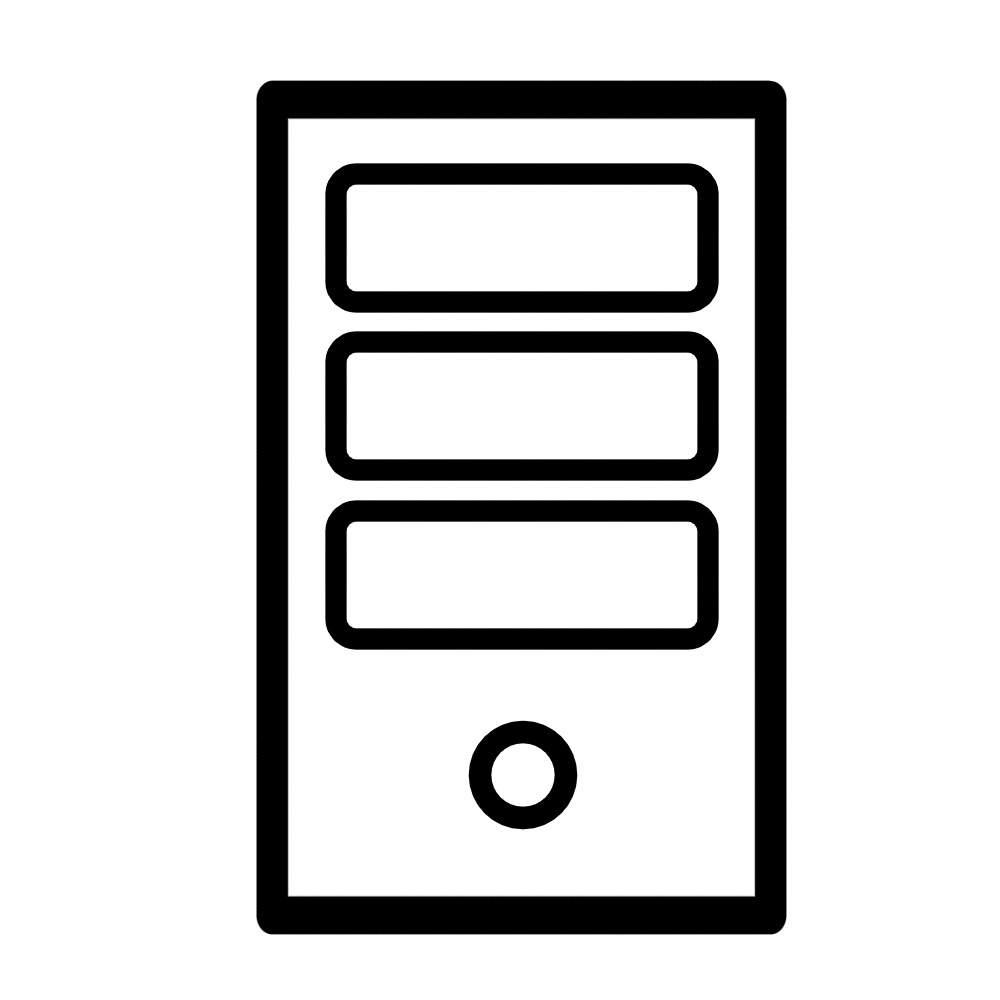
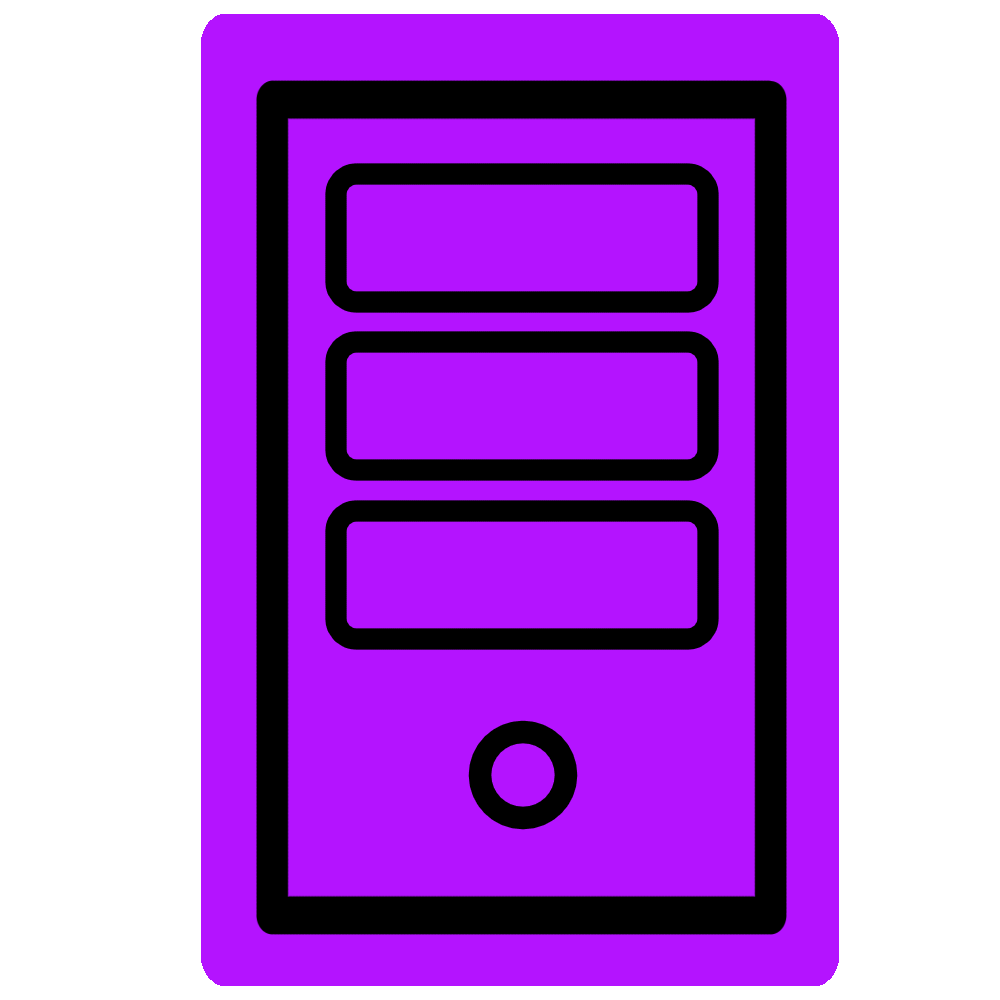
The second 1000×1000 image is a revision of the first. Changes to its layers:
painted on "Slot" over [left=256, top=128, right=756, bottom=384]
painted on "Copy of Slot" (2nd of 2) over [left=320, top=448, right=756, bottom=768]
painted on "Case" over [left=256, top=64, right=832, bottom=960]
painted on "Background" over [left=201, top=14, right=839, bottom=986]
